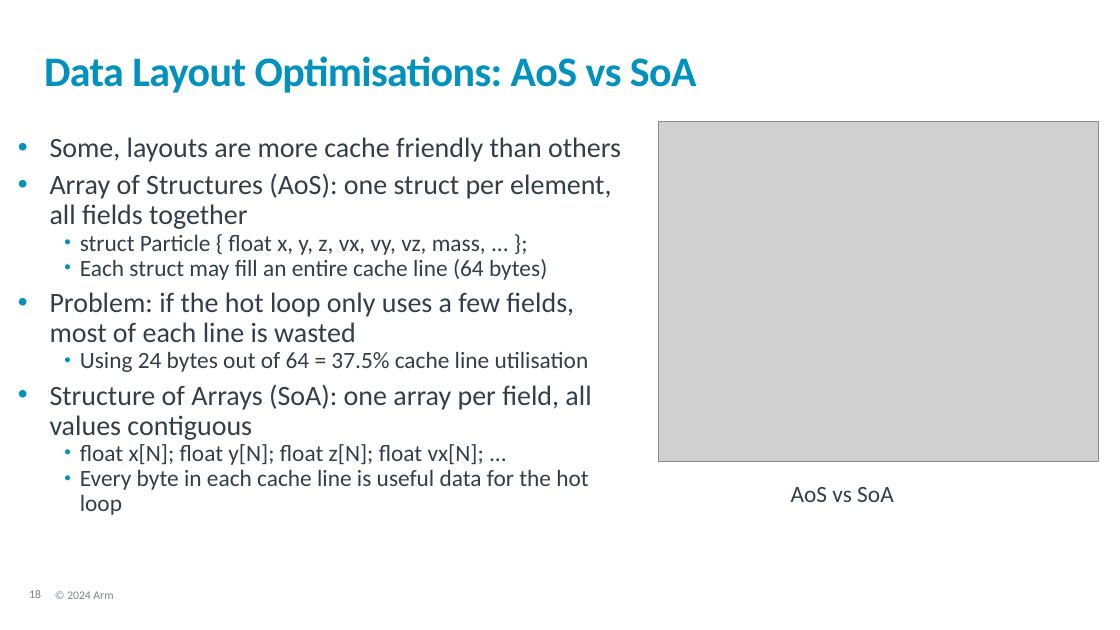
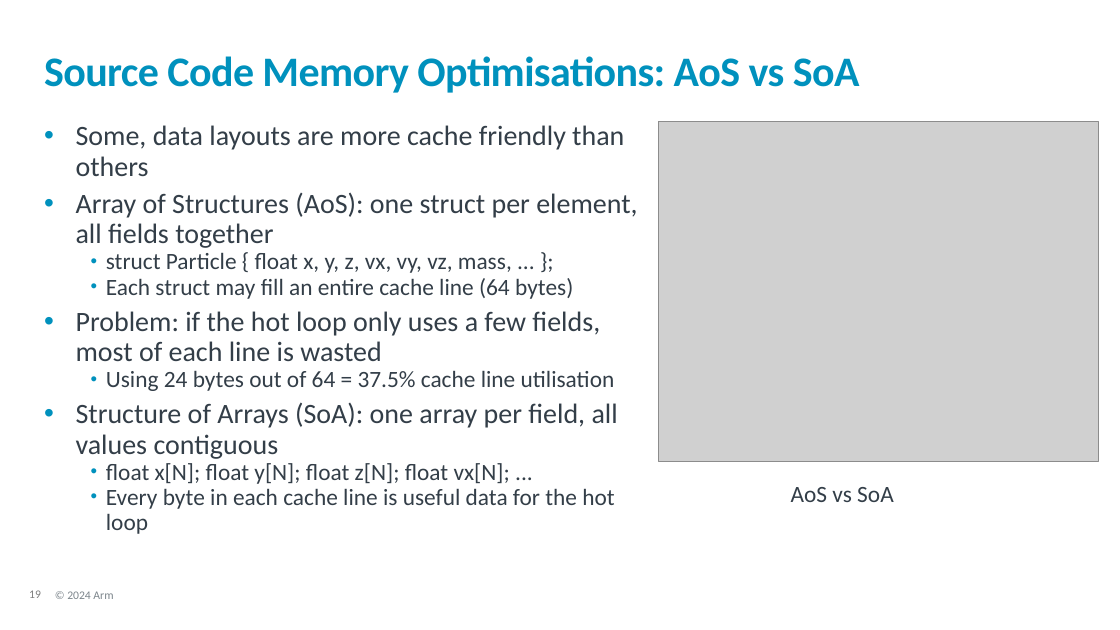
Before and after one commit to OliverGrainge/Arm-Total-Performance, a slide deck: slide 19 of slides.pptx (slide 18 before the commit). Drawn at 1120x630 pixels with LibreOffice and Linux fonts; fonts in the diff are those of the drawing; grey boxes stand for pictures; background and template pictures are left out. Boxes give left, top, right and bottom in pixels: in the first picture for what was removed or moved away, otherwise in the second. Text is boxed around its words. In the diff, an @@ line names an element or a change of style, - is before the commit and + after.

```diff
--- a/slides.pptx
+++ b/slides.pptx
@@ title at (44,56,860,93): text changed @@
-Data Layout Optimisations: AoS vs SoA
+Source Code Memory Optimisations: AoS vs SoA
@@ text "Some, data layouts are more ...": place and size @@
-text "Some, data layouts are more ..." at (50,137,621,515)
+text "Some, data layouts are more ..." at (76,125,637,534)
@@ text at (76,125,624,176): text changed @@
-• Some, layouts are more cache friendly than others
+• Some, data layouts are more cache friendly than others
```
Also in this commit, not shown: 12 other slides changed.
